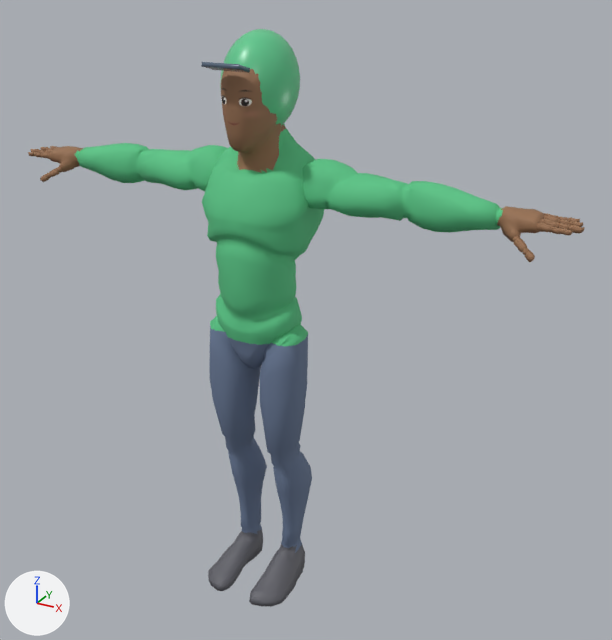
Before and after pictures for a commit that changed the glTF model godot/assets/models/char_ojek.glb.
Rendered twice from a camera (50 mm lens) standing at (1.35, -2.14, 2.1) and looking at (0.13, 0.07, 0.99). Arrows for +X, +Y and +Z are at lower left; the lights stay in place. The first picture is the older version. Where no turn or scale is listed for an object, it has been applied to the vertices. Vertices at exactly the same position are counted once.

The first picture shows 'Mannequin', 'OjekHelmet', 'OjekVisor'.
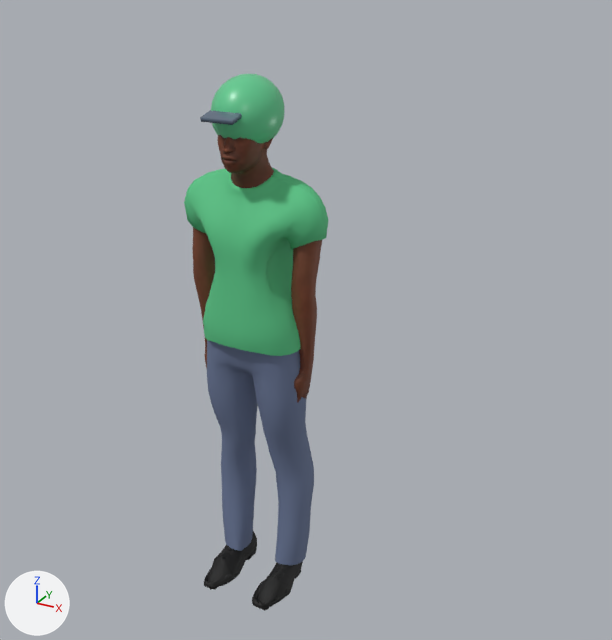
Where the newer file only moved an object's origin or applied its transform, the numbers keep the older frame.

Boxes [x1, y1, x2, y2] around the edits, measured in the pictures (612 x 640 px):
'Mannequin', deleted
    before: [28, 69, 585, 607]
    faces in mat_shirt (green #59c586): [75, 124, 503, 346]
    faces in mat_pants (blue #697995): [210, 326, 312, 553]
    faces in mat_skin (brown #976f50): [28, 116, 585, 262]
    faces in mat_shoes (dark grey #616169): [208, 530, 305, 607]
    faces in mat_faceskin (picture img_face_char_ojek): [221, 69, 276, 151]
'mh_3427_mocap', added
    after: [184, 135, 329, 611]
    faces in mat_shirt (green #59c586): [184, 168, 329, 356]
    faces in mat_pants (blue #697695): [207, 340, 314, 565]
    faces in mat_human_body (picture img_image_0): [192, 135, 322, 402]
    faces in mat_human_mindfront_shoes_oxford_male: [204, 531, 303, 611]
'OjekHelmet', reshaped, rescaled (9% narrower, 29% shorter)
    before: [220, 29, 300, 126]
    after: [211, 74, 284, 143]
'OjekVisor', reshaped (14% narrower, 33% taller)
    before: [201, 62, 250, 73]
    after: [200, 110, 242, 125]

What the commit changed:
Picture 'Image_7' (img_image_7) is new.
Picture 'Image_6' (img_image_6) is new.
Picture 'Image_3' (img_image_3) is new.
Picture 'Image_0' (img_image_0) is new.
Material 'Human.mindfront_shoes_oxford_male' (mat_human_mindfront_shoes_oxford_male) is new.
Uses the picture img_image_6.
Uses the picture img_image_7.
Material 'iris' (mat_iris) is new.
Its texture is img_image_3.
Its roughness is 0.85.
Material 'Human.body' (mat_human_body) is new.
Its texture is img_image_0.
Its roughness is 0.62.
me_sphere is used by ob_ojekhelmet; location (0.0, 0.0, 0.0).
me_sphere had 362 vertices, 720 faces and spanned x -0.109..0.109, y -0.099..0.173, z 1.588..1.886.
me_sphere now has 288 vertices, 572 faces and spans x -0.109..0.109, y -0.166..0.088, z 1.661..1.888.
me_sphere part 1: 362 vertices removed from x -0.109..0.109, y -0.099..0.173, z 1.588..1.886; 288 vertices added at x -0.109..0.109, y -0.166..0.088, z 1.661..1.888.
me_cube is used by ob_ojekvisor; location (0.0, 0.0, 0.0).
me_cube had 56 vertices, 108 faces and spanned x -0.0598..0.0598, y -0.1719..-0.1129, z 1.7874..1.8149.
me_cube now has 56 vertices, 108 faces and spans x -0.0522..0.0522, y -0.1997..-0.1483, z 1.6585..1.6822.
me_cube part 2: the whole mesh is multiplied about its middle by the matrix ((0.873, 0.0, 0.0), (0.0, 0.738, -0.464), (0.0, 0.468, 0.876)), then moved by (0.0, -0.0316, -0.1309).
Mesh me_mh_3427_mocap_mesh is new.
It has 7204 vertices, 12929 faces and spans x -0.25..0.25, y -0.23..0.1, z 0.0..1.72.
Faces by material slot: [7495, 132, 2542, 1362, 1398].
It uses material mat_human_body (picture img_image_0).
It uses material mat_iris (picture img_image_3).
It uses material mat_human_mindfront_shoes_oxford_male.
It uses material mat_shirt (green #59c586).
It uses material mat_pants (blue #697695).
Object 'Mannequin' (ob_mannequin) is deleted.
Object 'OjekHelmet' (ob_ojekhelmet) is rescaled from (1.0, 1.0, 1.0) to (0.938, 0.938, 0.938).
Object 'mh_3427_mocap' (ob_mh_3427_mocap) is new; it shows me_mh_3427_mocap_mesh.
Its location is (0.0, 0.0, 0.0).
